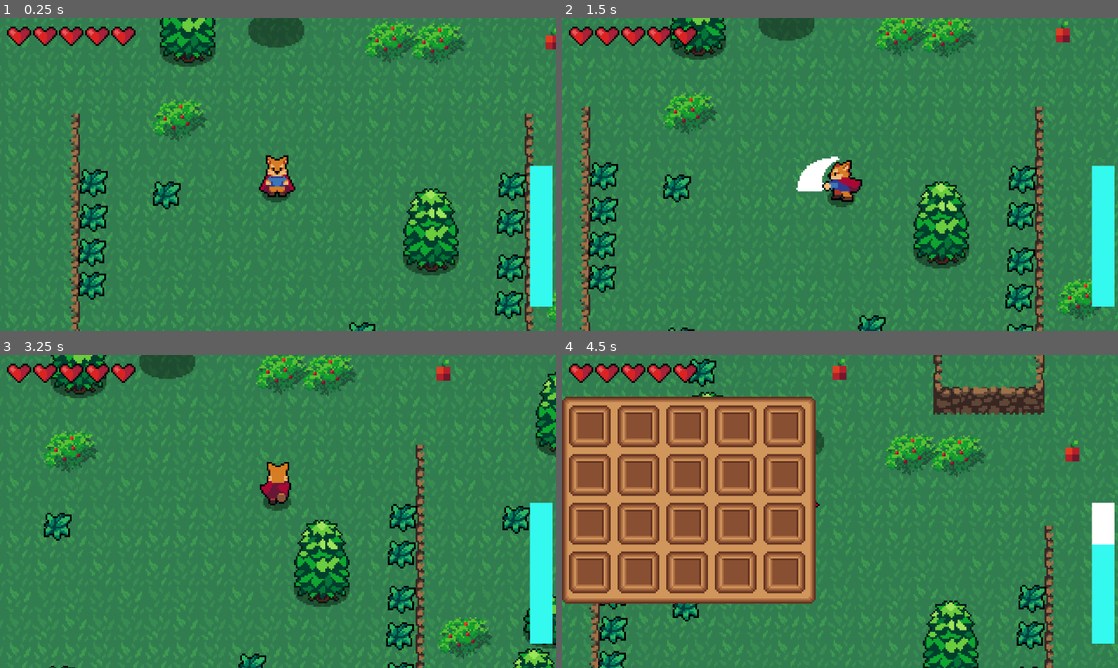
Above: before the commit, frames 1-4 (two rows, left to right).
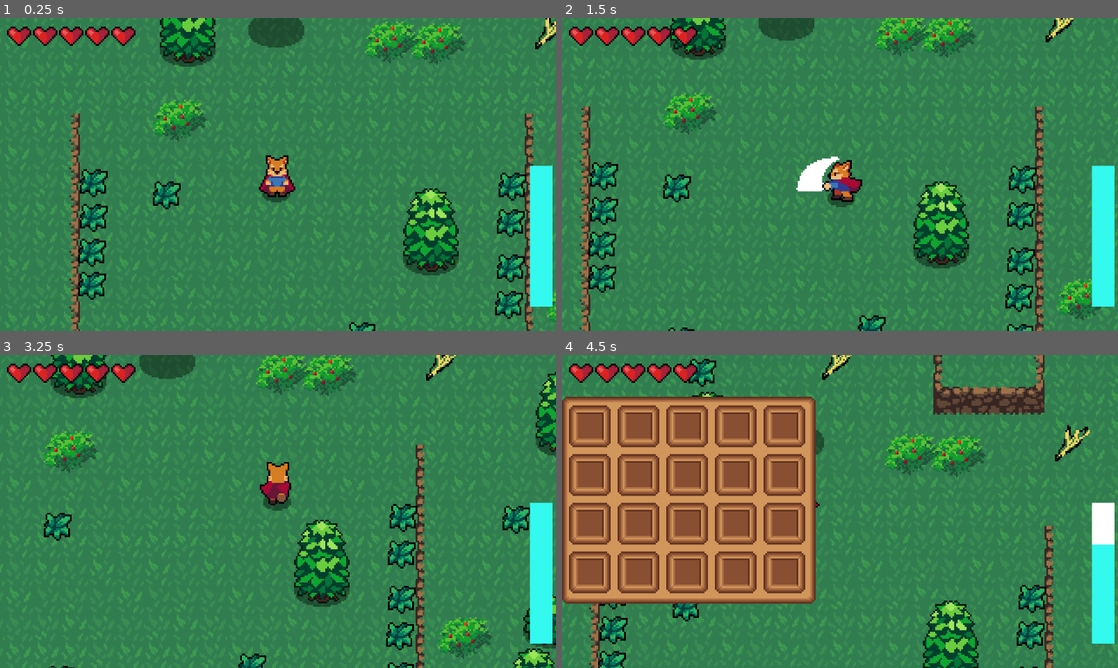
Above: after the commit, the same moments.

Repository: KimmelDevs/Stones
Game: Godot game, scene res://World/world.tscn
The game is run twice, just before and just after one commit, with the same random seed, the same clock (stepped at 60 frames per second) and the same inputs.
Inputs (mouse positions are in pixels of both pictures, inside the frame that each line leads up to):
- Up to frame 1 (0.25 s): no input
- Up to frame 2 (1.5 s): tap Enter at 0.5 s; move the mouse to (962, 158) at 0.52 s; hold D (move_right) 0.53-1.28 s; tap H (Hide) at 0.6 s; click (962, 158) at 0.8 s; move the mouse to (728, 190) at 1.27 s; hold S (move_down) from 1.28 s (still down); click (728, 190) at 1.35 s
- Up to frame 3 (3.25 s): tap H (Hide) at 1.55, 2.1, 3.05 s; move the mouse to (333, 442) at 2.02 s; release S (move_down) at 2.03 s; hold D (move_right) 2.03-2.78 s; click (333, 442) at 2.3 s; move the mouse to (250, 574) at 2.77 s; hold W (move_up) from 2.78 s (still down); tap E (Pick) at 2.85 s
- Up to frame 4 (4.5 s): move the mouse to (1006, 558) at 3.52 s; release W (move_up) at 3.53 s; hold A (move_left) from 3.53 s (still down); click (1006, 558) at 3.6 s; tap I (Inventory) at 4.15 s; move the mouse to (673, 464) at 4.27 s; tap Space (roll) at 4.35 s

The runs differ from the first frame. In frame 1, 0.2% of the frame differs, in the area x 96-100%, y 0-10%; in frame 2, 0.2%; in frame 3, 0.3%; in frame 4, 0.6%, in the area x 46-95%, y 0-34%.

Commit message:
changes to bat and slime attack pattern

Diff:
--- a/Enemies/bat.gd
+++ b/Enemies/bat.gd
@@ -21,6 +21,9 @@
 # --- Attack ---
 @export var attack_range: float = 40.0
 @export var attack_cooldown: float = 0.5
+@export var attack_dive_speed: float = 180.0
+@export var anticipation_time: float = 0.4
+@export var recovery_time: float = 0.6
 var can_attack: bool = true
 
 # --- Nodes ---
@@ -31,7 +34,7 @@
 @onready var anim_player = $AnimationPlayer
 
 # --- State machine ---
-enum { IDLE, WANDER, CHASE }
+enum { IDLE, WANDER, CHASE, ANTICIPATE, DIVE, RECOVER }
 var state = IDLE
 
 # --- Variables ---
@@ -45,6 +48,10 @@
 # Boxer sway vars
 var sway_time: float = 0.0
 var sway_direction: int = 1
+
+# Attack vars
+var attack_target: Vector2
+var attack_timer: float = 0.0
 
 func _ready() -> void:
 	home_position = global_position
@@ -77,7 +84,39 @@
 		CHASE:
 			var player = playerdetectionzone.player
 			if player != null:
-				_chase_with_boxer_movement(player, delta)
+				var dist = global_position.distance_to(player.global_position)
+				if dist <= attack_range and can_attack:
+					state = ANTICIPATE
+					attack_timer = anticipation_time
+					attack_target = player.global_position
+					move_velocity = Vector2.ZERO
+					#anim_player.play("anticipate") # You must make this animation
+				else:
+					_chase_with_boxer_movement(player, delta)
+
+		ANTICIPATE:
+			attack_timer -= delta
+			if attack_timer <= 0:
+				state = DIVE
+				attack_timer = 0.0
+				#anim_player.play("dive") # Make dive animation
+
+		DIVE:
+			var dir = (attack_target - global_position).normalized()
+			move_velocity = dir * attack_dive_speed
+			if global_position.distance_to(attack_target) < 10:
+				state = RECOVER
+				attack_timer = recovery_time
+				move_velocity = Vector2.ZERO
+				#anim_player.play("recover") # Make recover animation
+
+		RECOVER:
+			attack_timer -= delta
+			if attack_timer <= 0:
+				state = CHASE
+				can_attack = false
+				await get_tree().create_timer(attack_cooldown).timeout
+				can_attack = true
 
 	# Apply knockback if active
 	if knockback_timer > 0:
@@ -91,62 +130,47 @@
 			velocity = move_velocity
 
 	move_and_slide()
+
 func _chase_with_boxer_movement(player: Node2D, delta: float) -> void:
 	var dist_to_player = global_position.distance_to(player.global_position)
-
-	# Adjust sway amplitude based on distance
 	var effective_sway = sway_amplitude
 	if dist_to_player < attack_range * 2:
-		effective_sway *= 0.4  # smaller sway when close
+		effective_sway *= 0.4
 
-	# Main direction toward player
 	var to_player = (player.global_position - global_position).normalized()
-
-	# Perpendicular vector for sideways movement
 	var perp = Vector2(-to_player.y, to_player.x) * sway_direction
-
-	# Add sinusoidal sway for curved motion
 	sway_time += delta * sway_speed
 	var sway_offset = perp * sin(sway_time) * effective_sway
 
-	# Add slight forward lunge effect when close
 	var lunge_forward = Vector2.ZERO
 	if dist_to_player <= attack_range * 1.5 and can_attack:
 		lunge_forward = to_player * 15.0
 
-	# Combine sway + lunge to create a curved path
 	var chase_target = player.global_position + sway_offset + lunge_forward
+	var random_offset = Vector2(randf_range(-10, 10), randf_range(-10, 10))
+	chase_target += random_offset * 0.1
 
-	# Optional: Add some noise for unpredictability
-	var random_offset = Vector2(randf_range(-10, 10), randf_range(-10, 10))
-	chase_target += random_offset * 0.1  # small jitter
-
-	# Limit to chase radius
 	if chase_target.distance_to(home_position) > chase_radius:
 		var dir_to_home = (chase_target - home_position).normalized()
 		chase_target = home_position + dir_to_home * chase_radius
 
-	# Smooth movement toward chase target
 	var dir = (chase_target - global_position).normalized()
 	move_velocity = move_velocity.move_toward(dir * maxspeed, acceleration * delta)
 
-	# Random sway flip
 	if randf() < unpredictability:
 		sway_direction *= -1
 
-	# Face toward actual chase target (not strictly the player)
 	update_sprite_facing(dir)
-
-
 
 func pick_new_wander_direction() -> void:
 	wander_direction = Vector2(randf_range(-1, 1), randf_range(-1, 1)).normalized()
 
 func seek_player() -> void:
 	if playerdetectionzone.can_see_player():
-		state = CHASE
+		if state in [IDLE, WANDER]:
+			state = CHASE
 	else:
-		if state == CHASE:
+		if state in [CHASE, ANTICIPATE, DIVE, RECOVER]:
 			state = WANDER
 
 func _on_hurt_box_area_entered(area: Area2D) -> void:
--- a/Enemies/mega_slime.gd
+++ b/Enemies/mega_slime.gd
@@ -7,6 +7,8 @@
 
 # --- Jump settings ---
 @export var jump_force := 200.0
+@export var charge_jump_force := 350.0
+@export var small_hop_force := 120.0
 @export var air_time := 0.4
 @export var jump_cooldown := 2.0
 @export var spit_speed := 250.0
@@ -24,9 +26,11 @@
 @onready var sprite = $Sprite2D
 @onready var anim_player = $AnimationPlayer
 
-
-# --- Projectile Scene ---
+# --- Scenes ---
 var MegaSpitScene := preload("res://Enemies/Projectiles/megaspit.tscn")
+#var SmallSlimeScene := preload("res://Enemies/small_slime.tscn")
+var DeathEffectScene := preload("res://Effects/slime_death.tscn")
+#var SlimePuddleScene := preload("res://Enemies/Effects/slime_puddle.tscn")
 
 # --- Vars ---
 var move_velocity: Vector2 = Vector2.ZERO
@@ -36,7 +40,7 @@
 var is_jumping := false
 var can_jump := true
 var jump_count := 0
-var jump_target: Vector2 = Vector2.ZERO  # Fixed landing spot
+var jump_target: Vector2 = Vector2.ZERO
 
 func _ready() -> void:
 	home_position = global_position
@@ -48,7 +52,8 @@
 		velocity = knockback
 		knockback_timer -= delta
 		if knockback_timer <= 0 and dying:
-			spawn_Death_effect()
+			spawn_death_effect()
+			#split_on_death()
 			queue_free()
 	else:
 		velocity = move_velocity
@@ -63,34 +68,31 @@
 		state = CHASE
 		var player = playerdetectionzone.player
 		if player:
-			start_jump_sequence(player.global_position)
+			var attack_choice = randi() % 4
+			match attack_choice:
+				0: start_jump_sequence(player.global_position, jump_force) # Hop chase
+				1: charge_jump(player.global_position) # Long leap
+				2: multi_hop_combo(player.global_position) # Small hops + big spit
+				3: fake_out_jump(player.global_position) # Retreat hop
 	else:
 		state = WANDER
 		var random_pos = home_position + Vector2(randf_range(-150, 150), randf_range(-150, 150))
-		start_jump_sequence(random_pos)
+		start_jump_sequence(random_pos, jump_force)
 
-# --- Jump & MegaSpit ---
-func start_jump_sequence(target_position: Vector2) -> void:
+# --- Jump Sequence ---
+func start_jump_sequence(target_position: Vector2, force: float) -> void:
 	if is_jumping or not can_jump:
 		return
-
 	can_jump = false
 	is_jumping = true
-	jump_target = target_position  # Lock in landing spot
+	jump_target = target_position
 
-	# Flip only once at anticipation
-	if jump_target.x < global_position.x:
-		sprite.flip_h = false
-	else:
-		sprite.flip_h = true
-
-	# Start anticipation
+	sprite.flip_h = target_position.x < global_position.x
 	anim_player.play("anticipation")
 	await get_tree().create_timer(0.5).timeout
 
-	# Launch toward fixed target
 	var dir = (jump_target - global_position).normalized()
-	move_velocity = dir * jump_force
+	move_velocity = dir * force
 	anim_player.play("jump")
 	await get_tree().create_timer(air_time).timeout
 
@@ -106,6 +108,25 @@
 	await get_tree().create_timer(jump_cooldown).timeout
 	can_jump = true
 
+# --- Charge Jump ---
+func charge_jump(target_position: Vector2) -> void:
+	start_jump_sequence(target_position, charge_jump_force)
+
+# --- Multi-Hop Combo ---
+func multi_hop_combo(target_position: Vector2) -> void:
+	for i in range(2):
+		await start_jump_sequence(global_position + Vector2(randf_range(-40, 40), randf_range(-40, 40)), small_hop_force)
+	await start_jump_sequence(target_position, jump_force)
+	await shoot_mega_spit()
+
+# --- Fake-Out Jump ---
+func fake_out_jump(player_position: Vector2) -> void:
+	var retreat_dir = (global_position - player_position).normalized()
+	var retreat_pos = global_position + retreat_dir * 100
+	await start_jump_sequence(retreat_pos, jump_force)
+	await start_jump_sequence(player_position, charge_jump_force)
+
+# --- Mega Spit ---
 func shoot_mega_spit() -> void:
 	var player = playerdetectionzone.player
 	if not player or not is_instance_valid(player):
@@ -113,26 +134,24 @@
 
 	anim_player.play("ready_shoot")
 	await anim_player.animation_finished
-
-	# FIX: Use global_position.x and keep flip logic consistent
-	if player.global_position.x < global_position.x:
-		sprite.flip_h = true   # Facing left
-	else:
-		sprite.flip_h = false  # Facing right
-
+	sprite.flip_h = player.global_position.x < global_position.x
 	anim_player.play("shoot")
 
-	var target_pos = player.global_position  # Lock aim position now
-
+	var target_pos = player.global_position
 	for i in range(3):
 		var spit = MegaSpitScene.instantiate()
 		get_tree().current_scene.add_child(spit)
 		spit.global_position = global_position
-		var dir = (target_pos - global_position).normalized()
-		spit.velocity = dir * spit_speed
+		spit.velocity = (target_pos - global_position).normalized() * spit_speed
 		if spit.has_node("AnimationPlayer"):
 			spit.get_node("AnimationPlayer").play("spit")
 		await get_tree().create_timer(spit_delay).timeout
+
+	# Optional: Drop puddle on spit
+	#if SlimePuddleScene:
+		#var puddle = SlimePuddleScene.instantiate()
+		#puddle.global_position = global_position
+		#get_parent().add_child(puddle)
 
 	anim_player.play("finish_shoot")
 	await anim_player.animation_finished
@@ -147,8 +166,14 @@
 	if stats.health <= 0:
 		dying = true
 
-func spawn_Death_effect() -> void:
-	var effect_scene = preload("res://Effects/slime_death.tscn")
-	var effect_instance = effect_scene.instantiate()
+# --- Death Effects ---
+func spawn_death_effect() -> void:
+	var effect_instance = DeathEffectScene.instantiate()
 	effect_instance.global_position = global_position
 	get_parent().add_child(effect_instance)
+
+#func split_on_death() -> void:
+	#for i in range(2):
+		#var small_slime = SmallSlimeScene.instantiate()
+		#small_slime.global_position = global_position + Vector2(randf_range(-16, 16), randf_range(-16, 16))
+		#get_parent().add_child(small_slime)
--- a/Inventory/inv_ui_slot.gd
+++ b/Inventory/inv_ui_slot.gd
@@ -2,14 +2,36 @@
 
 @onready var item_visual: Sprite2D = $CenterContainer/Panel/ItemDisplay
 @onready var item_count: Label = $CenterContainer/Panel/Label
+@onready var name_label: Label = $CenterContainer/Panel/NameLabel
+
+func _ready():
+	# Connect hover signals
+	connect("mouse_entered", Callable(self, "_on_mouse_entered"))
+	connect("mouse_exited", Callable(self, "_on_mouse_exited"))
+
+	# Hide name label by default
+	name_label.visible = false
 
 func update(slot: InvSlot):
 	if !slot.item:
 		item_visual.visible = false
 		item_count.visible = false
+		name_label.text = ""
 	else:
 		item_visual.visible = true
 		item_visual.texture = slot.item.texture
-		if slot.amount >1:
+		name_label.text = slot.item.name  # ✅ Display name
+		if slot.amount > 1:
 			item_count.visible = true
 			item_count.text = str(slot.amount)
+		else:
+			item_count.visible = false
+
+# Show name on hover
+func _on_mouse_entered():
+	if name_label.text != "":
+		name_label.visible = true
+
+# Hide name when not hovering
+func _on_mouse_exited():
+	name_label.visible = false
--- a/Inventory/inv_ui_slot.tscn
+++ b/Inventory/inv_ui_slot.tscn
@@ -34,3 +34,12 @@
 scale = Vector2(0.5, 0.5)
 text = "12"
 horizontal_alignment = 2
+
+[node name="NameLabel" type="Label" parent="CenterContainer/Panel"]
+offset_left = -8.0
+offset_top = -13.0
+offset_right = 72.0
+offset_bottom = 10.0
+scale = Vector2(0.2, 0.2)
+text = "Hello"
+horizontal_alignment = 1
--- a/World/scenes/stick_collectable.tscn
+++ b/World/scenes/stick_collectable.tscn
@@ -1,8 +1,8 @@
 [gd_scene load_steps=5 format=3 uid="uid://cvqsuigp5o81r"]
 
 [ext_resource type="Script" uid="uid://bl2d7842bmcua" path="res://Collectables.gd" id="1_epkkg"]
-[ext_resource type="Texture2D" uid="uid://djx45s8lhu2tm" path="res://Inventory/textures/berrytexture.png" id="2_6l21q"]
 [ext_resource type="Resource" uid="uid://dyx2v1f7d25vj" path="res://Inventory/Items/Stick.tres" id="2_pdddx"]
+[ext_resource type="Texture2D" uid="uid://dygannfqncu76" path="res://Inventory/textures/stick.png" id="3_6l21q"]
 
 [sub_resource type="CircleShape2D" id="CircleShape2D_pdddx"]
 radius = 14.0357
@@ -12,7 +12,7 @@
 item = ExtResource("2_pdddx")
 
 [node name="Sprite2D" type="Sprite2D" parent="."]
-texture = ExtResource("2_6l21q")
+texture = ExtResource("3_6l21q")
 
 [node name="interactable_area" type="Area2D" parent="."]
 collision_mask = 66
